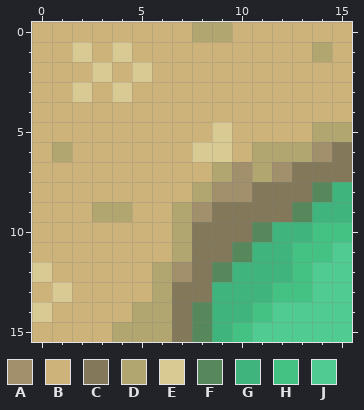
Two versions of one pixel-art sprite, res/tiles/sand.corner2.png. The picture above was drawn from the file before the commit.
The file is 16x16 pixels. Colours within 5 levels of each other are drawn and written as one.
Palette (. is transparent): A #a28f6c  B #cdb37a  C #83795a  D #b1a570  E #d9c993  F #56885c  G #3fb47c  H #43c283  J #50cb91
Pixels before, first column x 0:
 0 BBBBBBBBDDBBBBBB
 1 BBEBEBBBBBBBBBDB
 2 BBBEBEBBBBBBBBBB
 3 BBEBEBBBBBBBBBBB
 4 BBBBBBBBBBBBBBBB
 5 BBBBBBBBBEBBBBDD
 6 BDBBBBBBEEBDDDAC
 7 BBBBBBBBBDADACCC
 8 BBBBBBBBDAACCCFG
 9 BBBDDBBDACCCCFGG
10 BBBBBBBDCCCFGGHH
11 BBBBBBBDCCFGGHHJ
12 EBBBBBDACFGGGHJJ
13 BEBBBBDCCGGGHHJJ
14 EBBBBDDCFGGHJJJJ
15 BBBBDDDCFGHJJJJJ
And afterwards:
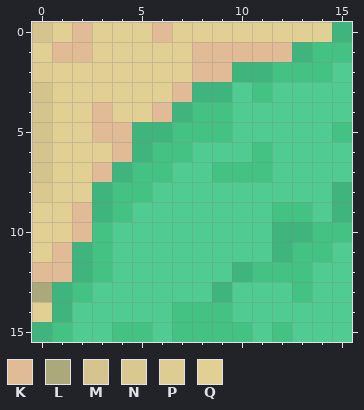
Colours new in this view: K #e0bb96  L #aba87c  M #e2cf94eb  N #e2cf94f2  P #e2cf94f9  Q #e2cf94
From old to new:
Changed rows in their new state; - is an unchanged pixel.
first column x 0:
 0 MQKQQQKQQQQQQQQG
 1 QKKQQQQQKKKKKGHH
 2 PQQQQQQQKKGGHHHJ
 3 MQQQQQQKGGJHJJJJ
 4 MQQKQQKGHHJJJJJJ
 5 MQQKKGGHHHJJJJJH
 6 MQQQKGHHJJJHJJJJ
 7 MQQKGHHJJHHHJJJJ
 8 NQQGHHJJJJJJJJJ-
 9 QQKGHJJJJJJJHHJ-
10 QQKHJJJJJJJJ----
11 QKGHJJJJJJJJ----
12 KKGHJJJJJJ-HH---
13 LGHJJJJJJ-JJJ---
14 QGJJJJJHHHJJ----
15 GHJJHHJHHH--H---
Boxes around the changes in both pictures, in picture pixels (x1, y1, x2, y2):
changed: (32, 22, 352, 342)
